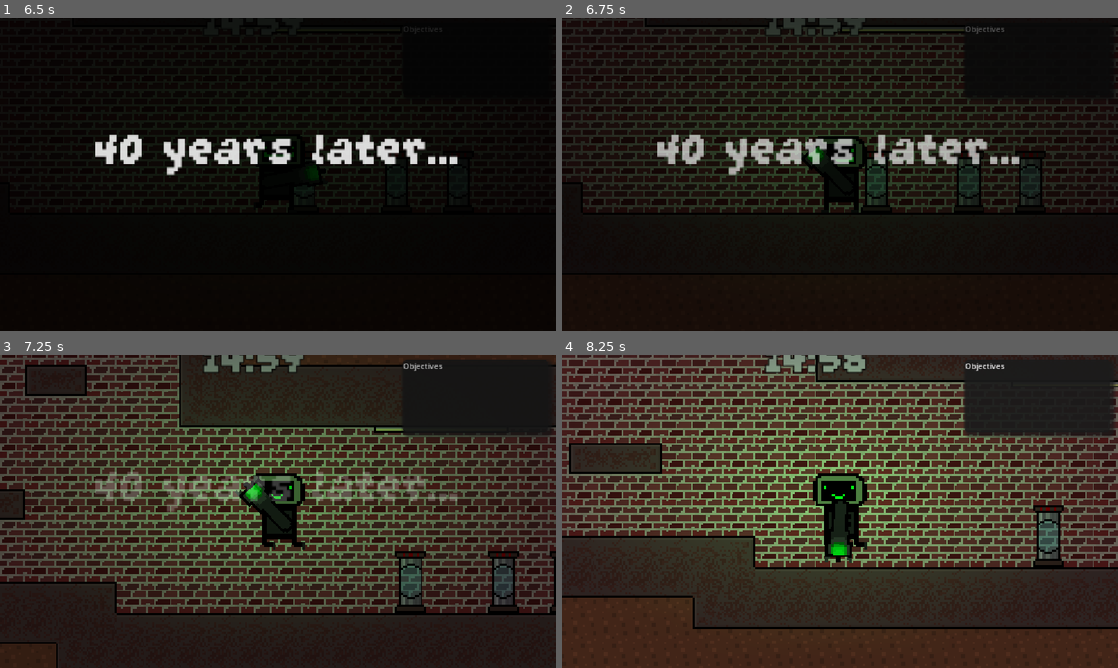
Above: before the commit, frames 1-4 (two rows, left to right).
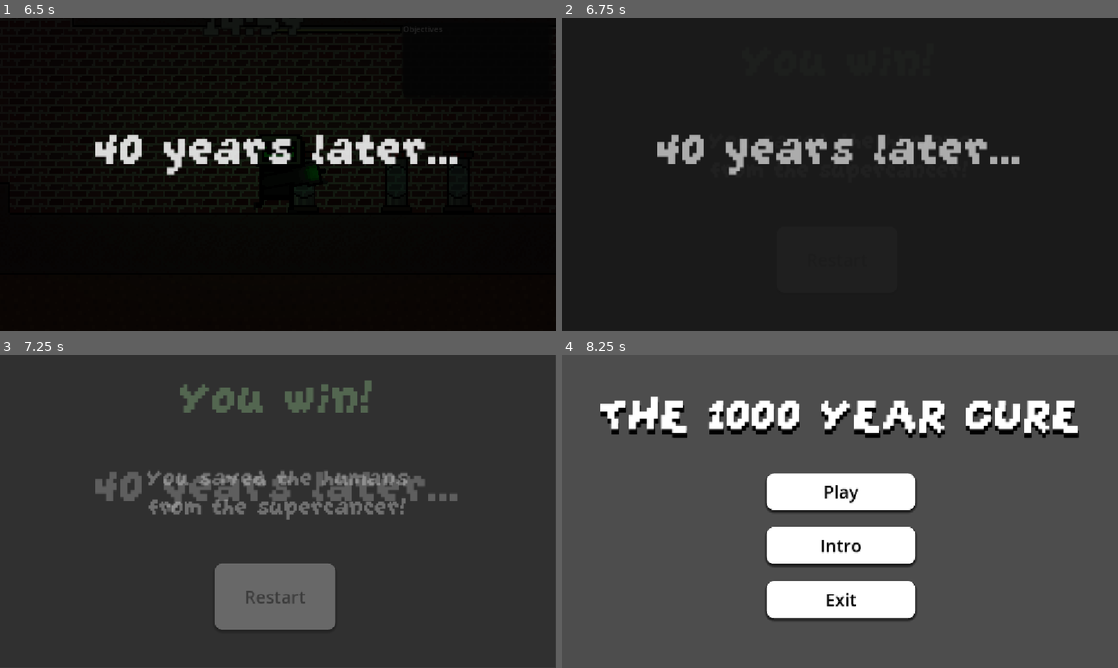
Above: after the commit, the same moments.

Repository: Milo-Griffiths/GameJam-Time
Game: Godot game, scene res://scenes/main.tscn
The game is run twice, just before and just after one commit, with the same random seed, the same clock (stepped at 60 frames per second) and the same inputs.
Inputs (mouse positions are in pixels of both pictures, inside the frame that each line leads up to):
- Up to frame 1 (6.5 s): click "Play" at 0.5 s; tap Enter at 1.25 s; move the mouse to (400, 158) at 1.27 s; hold E (Interact) 1.28-2.03 s; hold Right (right) 1.28-2.78 s; tap Up (up) at 1.52, 1.82, 2.27, 2.3, 2.57, 2.85, 3.77, 4.07, 4.52, 4.55, 4.82, 5.27, 5.57 s; tap T at 1.55, 2.1, 3.8, 5.1, 6.05 s; move the mouse to (166, 190) at 2.02 s; move the mouse to (333, 105) at 2.77 s; hold A (left) 2.78-3.53 s; hold E (Interact) 2.78-3.53 s; move the mouse to (389, 171) at 3.52 s; hold Right (right) 3.53-5.03 s; tap E (Interact) at 3.6, 5.3 s; move the mouse to (444, 221) at 4.27 s; press the mouse at (444, 221) at 4.28 s; move the mouse to (111, 127) at 5.02 s; release the mouse at (111, 127) at 5.03 s; hold A (left) 5.03-5.78 s; move the mouse to (305, 174) at 5.77 s; hold Right (right) from 5.78 s (still down); hold E (Interact) from 5.78 s (still down)
- Up to frame 2 (6.75 s): move the mouse to (756, 96) at 6.52 s; release Right (right) at 6.53 s; release E (Interact) at 6.53 s; hold A (left) from 6.53 s (still down); tap T at 6.6 s
- Up to frame 3 (7.25 s): keep holding A (left); tap Up (up) at 6.77, 6.8, 7.07 s
- Up to frame 4 (8.25 s): release A (left) at 7.25 s; click (834, 596) at 7.25 s, where only the run after the commit has a clickable "Restart"; click (834, 596) at 8 s, where only the run after the commit has a clickable "Restart"

Frame 1 is identical in both runs. In frame 2, 12% of the frame differs, in the area x 0-100%, y 0-82%; in frame 3, 72%; in frame 4, 98%, in the area x 0-100%, y 0-100%.
Error in both runs: Invalid access to property or key 'global_position' on a base object of type 'null instance'. (res://assets/scripts/interactable.gd:12)

Commit message:
Added game end screen and removed loading screen before death

Diff:
--- a/assets/scripts/death.gd
+++ b/assets/scripts/death.gd
@@ -1,6 +1,5 @@
 extends Control
 
-#RESTART THE FUCKING GAME
 func _on_retry_pressed() -> void:
 	get_tree().change_scene_to_file("res://scenes/main_menu.tscn")
 
--- /dev/null
+++ b/assets/scripts/game_end.gd
@@ -0,0 +1,18 @@
+extends Control
+
+
+func _ready() -> void:
+	# Make the entire UI invisible immediately when the scene is loaded
+	modulate.a = 0.0
+
+	# Tween to handle the animation
+	var tween = create_tween()
+
+	# Animate the alpha ("modulate:a") to 1.0 (fully visible) over 1.5 seconds
+	# Can adjust 1.5 value
+	tween.tween_property(self, "modulate:a", 1.0, 1.5)
+
+
+
+func _on_restart_pressed() -> void:
+	get_tree().change_scene_to_file("res://scenes/main_menu.tscn")
--- /dev/null
+++ b/scenes/GameEnd/GameEnd.tscn
@@ -0,0 +1,105 @@
+[gd_scene format=3 uid="uid://bya7k331xkq7j"]
+
+[ext_resource type="Script" uid="uid://ris75ubtqgnj" path="res://assets/scripts/game_end.gd" id="1_yljkt"]
+[ext_resource type="FontFile" uid="uid://dq8qcabj6yktb" path="res://GrapeSoda.ttf" id="2_5rddw"]
+
+[sub_resource type="StyleBoxFlat" id="StyleBoxFlat_shr4g"]
+bg_color = Color(1, 1, 1, 1)
+corner_radius_top_left = 16
+corner_radius_top_right = 16
+corner_radius_bottom_right = 16
+corner_radius_bottom_left = 16
+shadow_size = 5
+shadow_offset = Vector2(0, 3.41)
+
+[sub_resource type="StyleBoxFlat" id="StyleBoxFlat_s1f2c"]
+bg_color = Color(0.63529414, 0.63529414, 0.63529414, 1)
+corner_radius_top_left = 16
+corner_radius_top_right = 16
+corner_radius_bottom_right = 16
+corner_radius_bottom_left = 16
+shadow_size = 5
+shadow_offset = Vector2(0, 3.41)
+
+[sub_resource type="StyleBoxFlat" id="StyleBoxFlat_tf13r"]
+bg_color = Color(0.8235294, 0.8235294, 0.8235294, 1)
+corner_radius_top_left = 16
+corner_radius_top_right = 16
+corner_radius_bottom_right = 16
+corner_radius_bottom_left = 16
+shadow_size = 5
+shadow_offset = Vector2(0, 3.41)
+
+[node name="GameEnd" type="Control" unique_id=1580057466]
+layout_mode = 3
+anchors_preset = 15
+anchor_right = 1.0
+anchor_bottom = 1.0
+grow_horizontal = 2
+grow_vertical = 2
+script = ExtResource("1_yljkt")
+
+[node name="ColorRect" type="ColorRect" parent="." unique_id=1020378157]
+layout_mode = 0
+offset_right = 1150.0
+offset_bottom = 646.0
+color = Color(0.105882354, 0.105882354, 0.105882354, 0.72156864)
+
+[node name="CenterContainer" type="CenterContainer" parent="." unique_id=120271844]
+layout_mode = 0
+offset_right = 40.0
+offset_bottom = 40.0
+
+[node name="YouWin" type="Label" parent="." unique_id=1051010622]
+layout_mode = 1
+anchors_preset = 8
+anchor_left = 0.5
+anchor_top = 0.5
+anchor_right = 0.5
+anchor_bottom = 0.5
+offset_left = -225.0
+offset_top = -294.0
+offset_right = 225.0
+offset_bottom = -174.0
+grow_horizontal = 2
+grow_vertical = 2
+theme_override_colors/font_color = Color(0.65882355, 0.89411765, 0.627451, 1)
+theme_override_fonts/font = ExtResource("2_5rddw")
+theme_override_font_sizes/font_size = 120
+text = "You win!"
+horizontal_alignment = 1
+
+[node name="Restart" type="Button" parent="." unique_id=474637531]
+layout_mode = 0
+offset_left = 445.0
+offset_top = 432.0
+offset_right = 695.0
+offset_bottom = 569.0
+size_flags_vertical = 3
+theme_override_colors/font_color = Color(0, 0, 0, 1)
+theme_override_font_sizes/font_size = 36
+theme_override_styles/normal = SubResource("StyleBoxFlat_shr4g")
+theme_override_styles/pressed = SubResource("StyleBoxFlat_s1f2c")
+theme_override_styles/hover = SubResource("StyleBoxFlat_tf13r")
+text = "Restart"
+
+[node name="RichTextLabel" type="RichTextLabel" parent="." unique_id=1013561481]
+layout_mode = 1
+anchors_preset = 8
+anchor_left = 0.5
+anchor_top = 0.5
+anchor_right = 0.5
+anchor_bottom = 0.5
+offset_left = -339.0
+offset_top = -144.0
+offset_right = 339.0
+offset_bottom = 66.0
+grow_horizontal = 2
+grow_vertical = 2
+theme_override_fonts/normal_font = ExtResource("2_5rddw")
+theme_override_font_sizes/normal_font_size = 60
+text = "You saved the humans from the supercancer!"
+horizontal_alignment = 1
+vertical_alignment = 1
+
+[connection signal="pressed" from="Restart" to="." method="_on_restart_pressed"]
--- a/scripts/Level1Manager.gd
+++ b/scripts/Level1Manager.gd
@@ -26,8 +26,8 @@
 func loadnextlevel() -> void:
 	FadeTransition.change_to(level2, "20 years later...")
 
-func loaddeath():
-	FadeTransition.change_to(death)
+func loaddeath() -> void:
+	get_tree().change_scene_to_packed(death)
 
 func enemykilled():
 	enemieskilled += 1
@@ -51,6 +51,7 @@
 		objective_done = true
 		objectivesdone.emit()
 
+# Test function to skip level (Press T)
 func _unhandled_input(event: InputEvent) -> void:
 	if test and event is InputEventKey and event.pressed and not event.echo:
 		if event.keycode == KEY_T:
--- a/scripts/Level2Manager.gd
+++ b/scripts/Level2Manager.gd
@@ -39,6 +39,7 @@
 	if objectivesdone >= total_objectives:
 		loadnextlevel()
 
+# Test function to skip level (Press T)
 func _unhandled_input(event: InputEvent) -> void:
 	if test and event is InputEventKey and event.pressed and not event.echo:
 		if event.keycode == KEY_T:
--- a/scripts/Level3Manager.gd
+++ b/scripts/Level3Manager.gd
@@ -1,17 +1,12 @@
 extends Node2D
-var level3 = preload("res://scenes/levels/Level3.tscn")
 var death = preload("res://scenes/Death/Death.tscn")
+var gameEnd = preload("res://scenes/GameEnd/GameEnd.tscn")
 var objective_complete = false
 var objectivesdone = 0
 @export
 var total_objectives : int
 var Objectivemessage : String = "Collect "
-
-#func loadnextlevel():
-	#get_tree().change_scene_to_packed(level3)
-
-func loadnextlevel() -> void:
-	FadeTransition.change_to(level3)
+var test : bool = true
 
 func loaddeath():
 	get_tree().change_scene_to_packed(death)
@@ -26,15 +21,22 @@
 	pass
 
 
-func interactedwith() -> void:
-	objectivesdone += 1
-	$"../player/Camera2D/Player_UI/objective_ui/CanvasLayer/PanelContainer/MarginContainer/VBoxContainer/ObjectiveText".text = Objectivemessage + " (" + str(objectivesdone) + "/"+ str(total_objectives) + ")"
-	if objectivesdone >= total_objectives:
-		objective_complete = true
+#func interactedwith() -> void:
+	#objectivesdone += 1
+	#$"../player/Camera2D/Player_UI/objective_ui/CanvasLayer/PanelContainer/MarginContainer/VBoxContainer/ObjectiveText".text = Objectivemessage + " (" + str(objectivesdone) + "/"+ str(total_objectives) + ")"
+	#if objectivesdone >= total_objectives:
+		#objective_complete = true
+		#
 
-
-
+func loadGameEnd() -> void:
+	get_tree().change_scene_to_packed(gameEnd)
 
 func _on_stasis_scene_switch() -> void:
 	if objectivesdone >= total_objectives:
-		loadnextlevel()
+		loadGameEnd()
+
+# Test function to skip level (Press T)
+func _unhandled_input(event: InputEvent) -> void:
+	if test and event is InputEventKey and event.pressed and not event.echo:
+		if event.keycode == KEY_T:
+			loadGameEnd()
Not shown, added: assets/scripts/game_end.gd.uid
